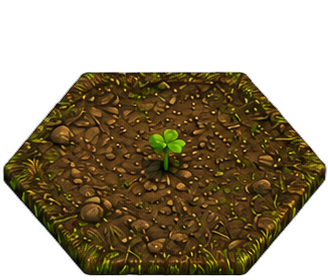
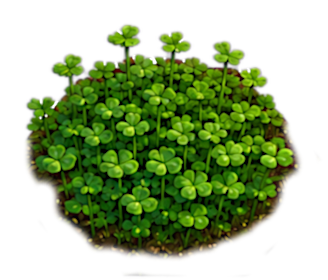
Revision of a layered 328×280 image; what changed, layer by layer:
showed "clover-5", painted on it over (x1=0, y1=23, x2=328, y2=278)
hid "clover-1", painted on it over (x1=0, y1=71, x2=328, y2=276)